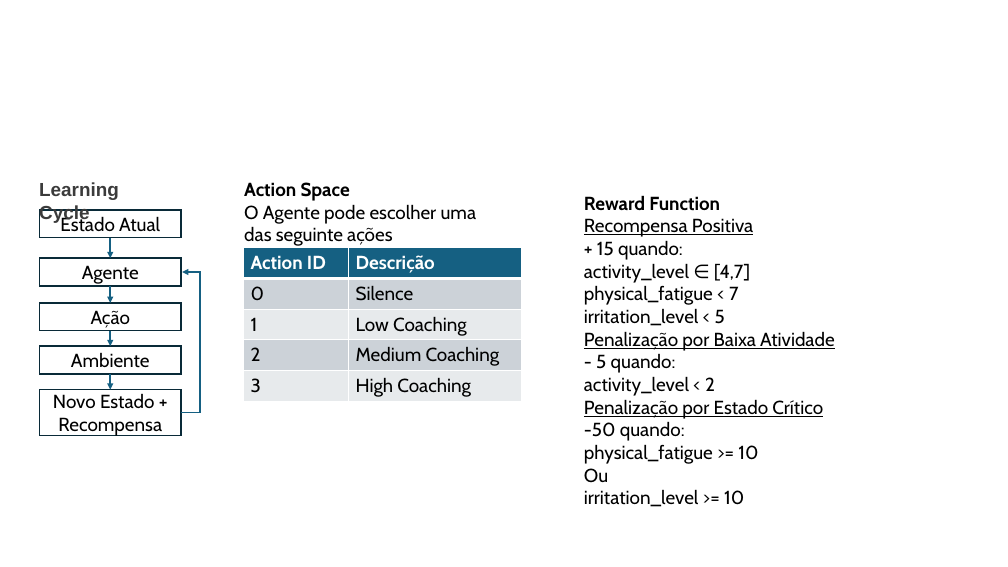
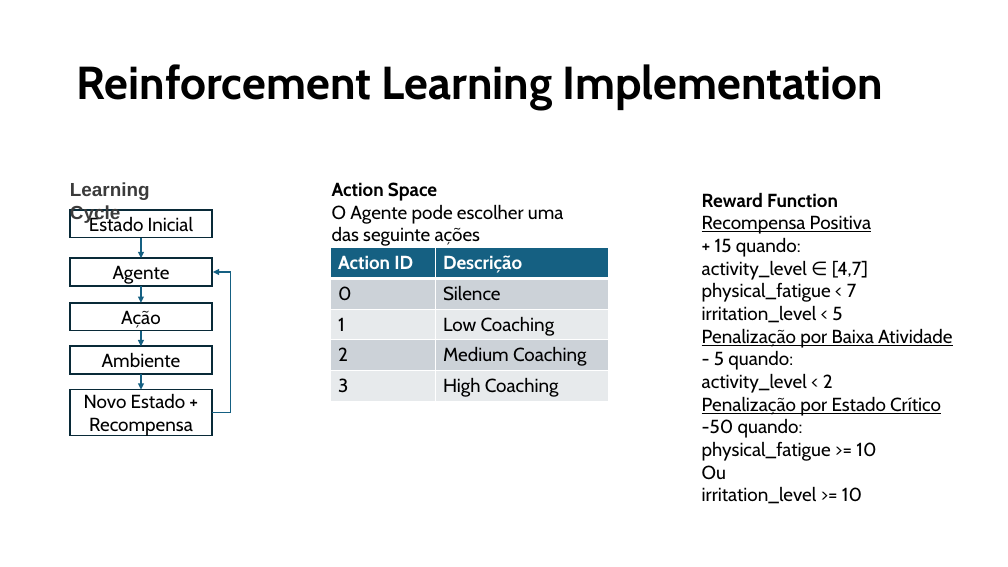
Before and after one commit to MIA-CDFR/SAASMRL, a slide deck: slide 4 of Relatórios/AR/AR_apresentação.pptx. Drawn at 1008x567 pixels with LibreOffice and Linux fonts; fonts in the diff are those of the drawing. Boxes give left, top, right and bottom in pixels: in the first picture for what was removed or moved away, otherwise in the second. Text is boxed around its words. In the diff, an @@ line names an element or a change of style, - is before the commit and + after.

```diff
--- a/Relatórios/AR/AR_apresentação.pptx
+++ b/Relatórios/AR/AR_apresentação.pptx
@@ title added at (77, 64, 884, 110), 44 pt, text #000000, bold @@
+Reinforcement Learning Implementation
@@ text "Action Space": place and size @@
-text "Action Space" at (244, 182, 477, 246)
+text "Action Space" at (332, 182, 564, 246)
@@ 5 rectangles, 4 arrows, 1 text, 1 elbow arrow: place and size @@
-5 rectangles, 4 arrows, 1 text, 1 elbow arrow at (39, 182, 200, 436)
+5 rectangles, 4 arrows, 1 text, 1 elbow arrow at (70, 182, 231, 436)
@@ text "Reward Function": place and size @@
-text "Reward Function" at (584, 195, 835, 507)
+text "Reward Function" at (702, 192, 953, 504)
@@ text in rectangle at (89, 215, 193, 232): text changed @@
-Estado Atual
+Estado Inicial
@@ table: place and size @@
-table at (243, 248, 522, 402)
+table at (330, 248, 609, 402)
```
Also in this commit, not shown: 8 other slides changed, 2 slides added, 3 slides removed, 4 other files.
